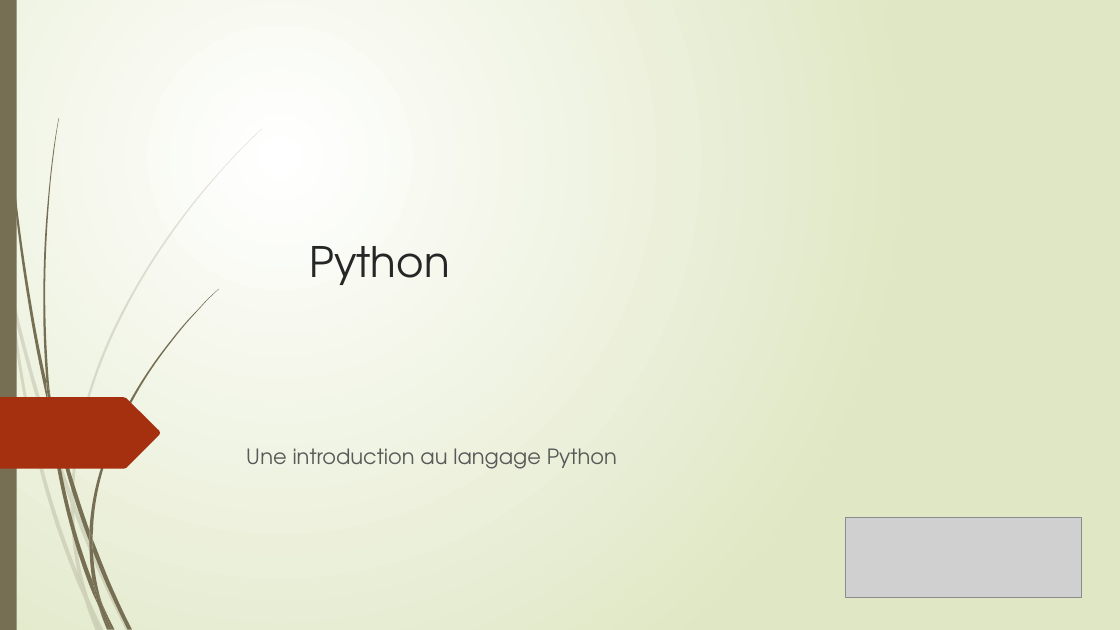
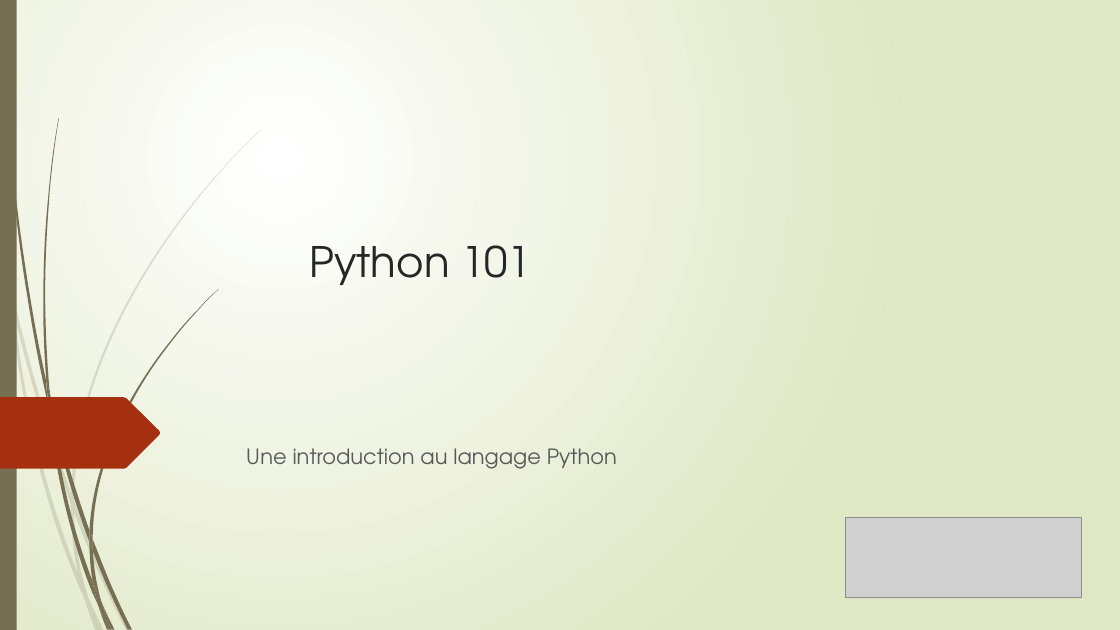
Before and after one commit to VikmanTheRacoon/learning-python, a slide deck: slide 1 of documentations/python-101.pptx. Drawn at 1120x630 pixels with LibreOffice and Linux fonts; fonts in the diff are those of the drawing; grey boxes stand for pictures. Boxes give left, top, right and bottom in pixels: in the first picture for what was removed or moved away, otherwise in the second. Text is boxed around its words. In the diff, an @@ line names an element or a change of style, - is before the commit and + after.

```diff
--- a/documentations/python-101.pptx
+++ b/documentations/python-101.pptx
@@ title at (309, 245, 531, 285): text changed @@
-Python
+Python 101
```
Also in this commit, not shown: 1 other file.
